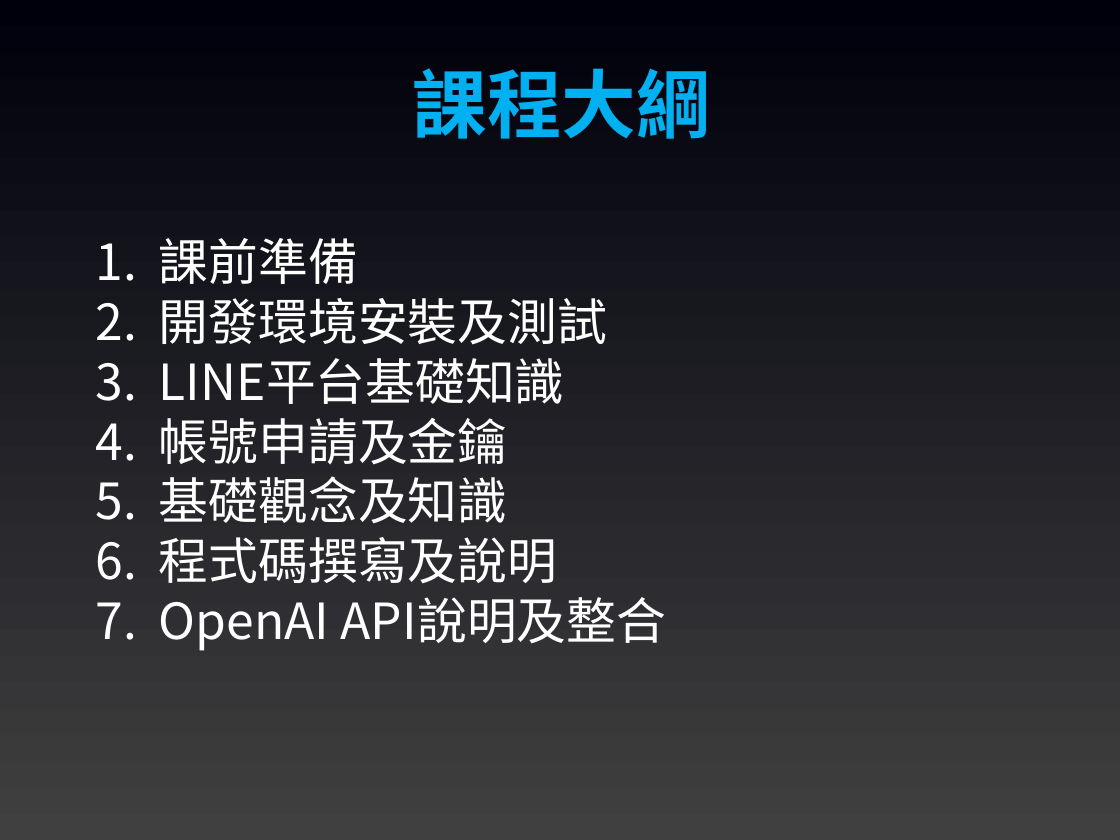
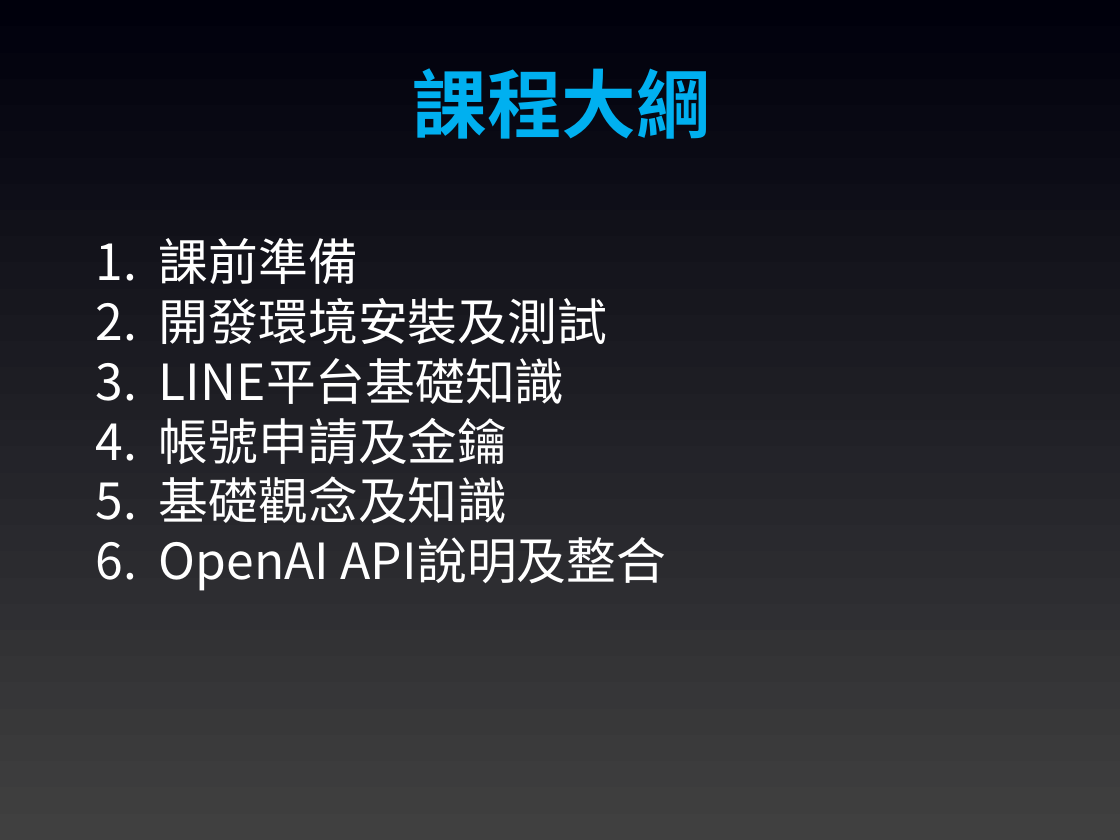
Before and after one commit to joshhu/sculinebot2024, a slide deck: slide 3 of Slides/課程大綱.pptx. Drawn at 1120x840 pixels with LibreOffice and Linux fonts; fonts in the diff are those of the drawing. Boxes give left, top, right and bottom in pixels: in the first picture for what was removed or moved away, otherwise in the second. Text is boxed around its words. In the diff, an @@ line names an element or a change of style, - is before the commit and + after.

```diff
--- a/Slides/課程大綱.pptx
+++ b/Slides/課程大綱.pptx
@@ text at (159,537,557,584): paragraph removed @@
-6. 程式碼撰寫及說明
```
Also in this commit, not shown: 2 other slides changed, 2 slides removed, 12 other files.
